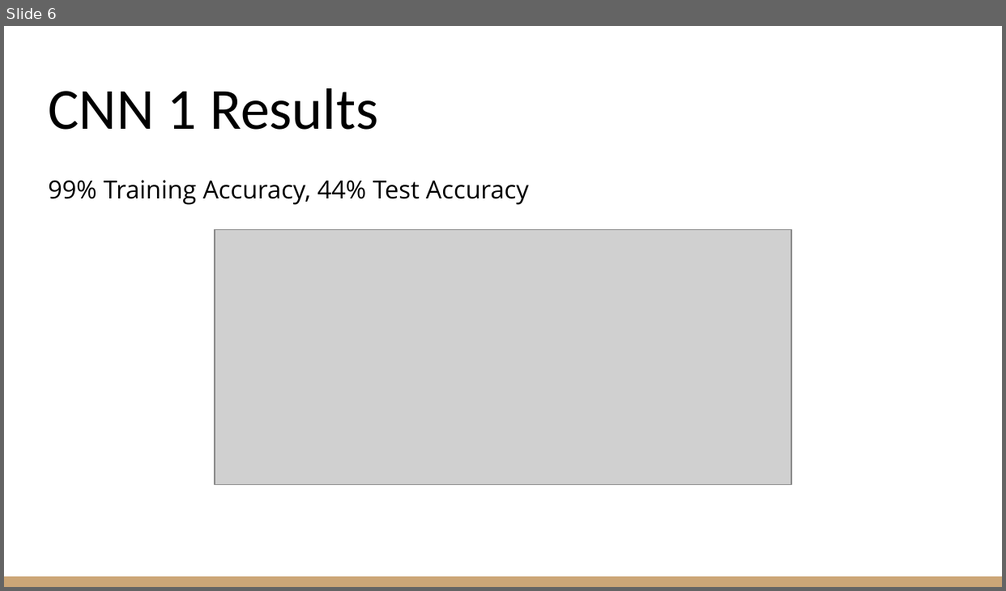
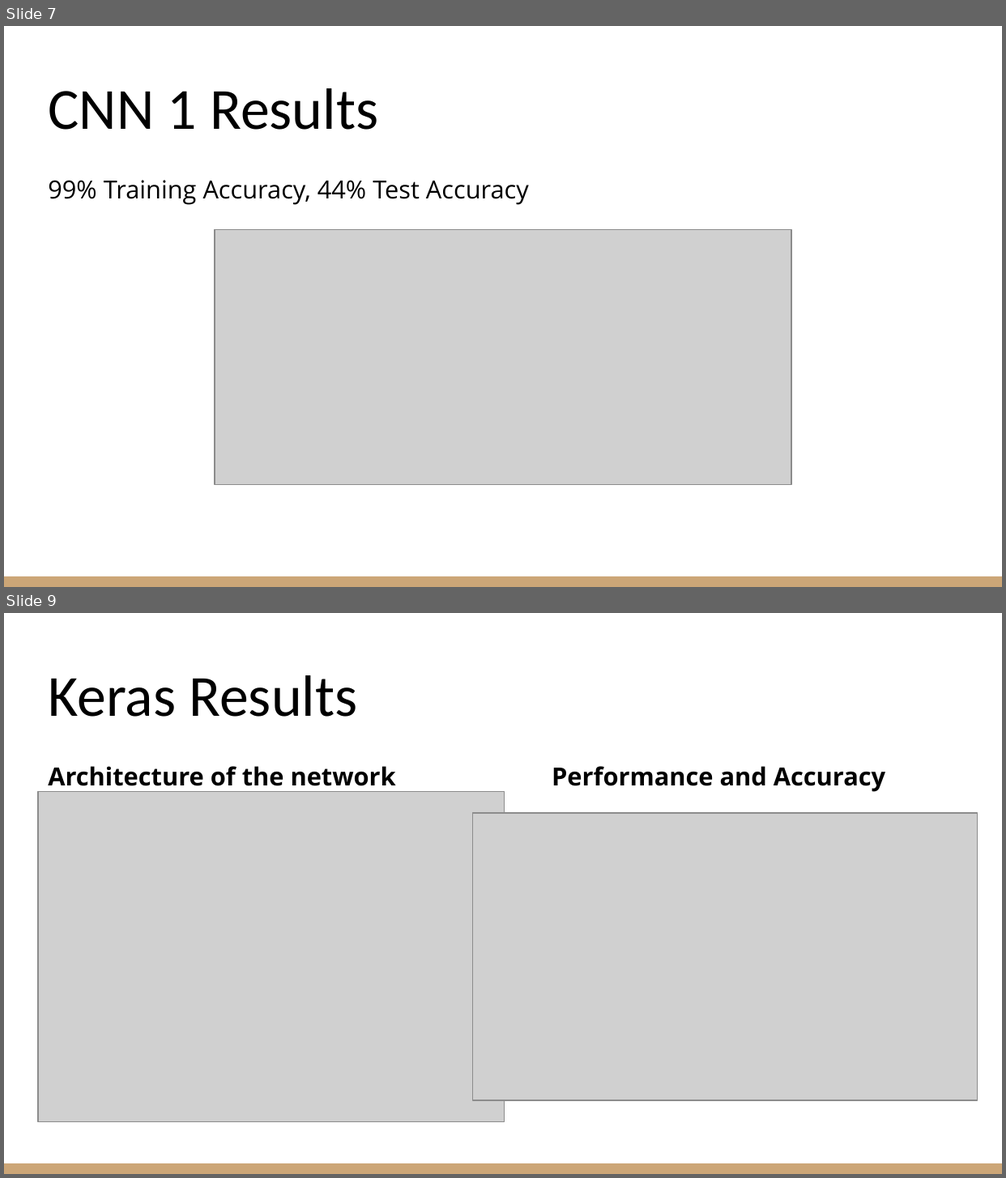
Before and after one commit to fathimakg/instagramtagsearch, a slide deck: Final-Group-Presentation/Machine Learning Final.pptx. Shown one above the other, each under a label of ours: slide 6 before the commit, slides 7 and 9 after it; the slides between them are not shown. The pictures are 1006x591 and 1006x1178 pixels, drawn with LibreOffice and Linux fonts; fonts in the diff are those of the drawing; grey boxes stand for pictures. Boxes give left, top, right and bottom in pixels: in the first picture for what was removed or moved away, otherwise in the second. Text is boxed around its words. In the diff, an @@ line names an element or a change of style, - is before the commit and + after.

```diff
--- a/Final-Group-Presentation/Machine Learning Final.pptx
+++ b/Final-Group-Presentation/Machine Learning Final.pptx
@@ slide 9 added at (x1=4, y1=613, x2=1002, y2=1174), background #FFFFFF; not listed: 1 template element that a slide beside it also shows @@
@@ title added at (x1=48, y1=675, x2=357, y2=717), 42 pt, text #000000 @@
+Keras Results
@@ text added at (x1=48, y1=766, x2=885, y2=793), 18 pt, text #000000, bold @@
+Architecture of the network Performance and Accuracy
@@ picture added at (x1=38, y1=792, x2=504, y2=1122) @@
@@ picture added at (x1=473, y1=814, x2=977, y2=1101) @@
@@ what was slide 6 is now slide 7 @@
```
Also in this commit, not shown: 4 other slides added, 3 slides removed.
